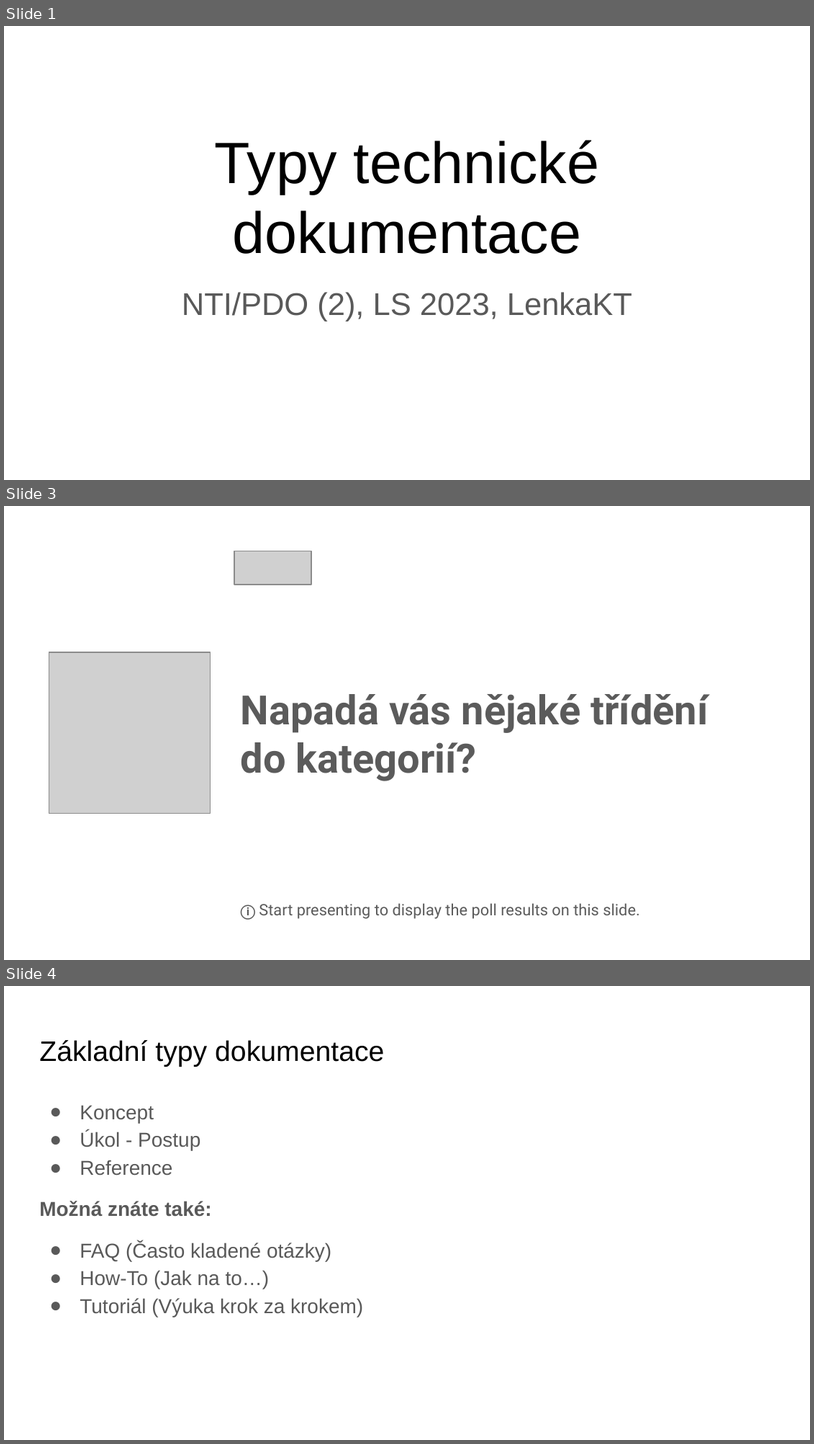
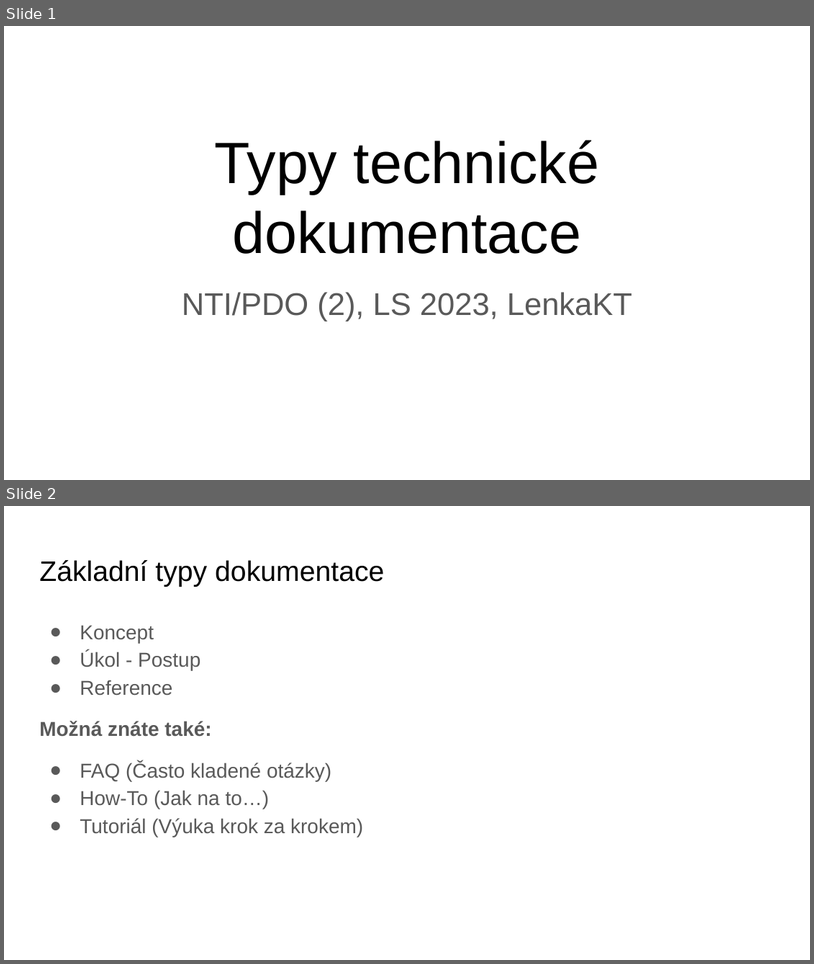
Before and after one commit to TUL-IT-2020/PDO-Psani_technicke_dokumentace, a slide deck: prednasky/PDO_202302_Typy.pptx. Shown one above the other, each under a label of ours: slides 1, 3 and 4 before the commit, slides 1 and 2 after it; the slides between them are not shown. The pictures are 814x1444 and 814x964 pixels, drawn with LibreOffice and Linux fonts; fonts in the diff are those of the drawing; grey boxes stand for pictures. Boxes give left, top, right and bottom in pixels: in the first picture for what was removed or moved away, otherwise in the second. Text is boxed around its words. In the diff, an @@ line names an element or a change of style, - is before the commit and + after.

```diff
--- a/prednasky/PDO_202302_Typy.pptx
+++ b/prednasky/PDO_202302_Typy.pptx
@@ slide 3 removed at (4,506,810,960), background #FFFFFF @@
@@ picture removed at (234,551,312,585) @@
@@ picture removed at (49,652,211,813) @@
@@ text removed at (241,694,708,781) @@
-Napadá vás nějaké třídění do kategorií?
@@ text removed at (241,903,640,919) @@
-ⓘ Start presenting to display the poll results on this slide.
@@ what was slide 4 is now slide 2 @@
```
Also in this commit, not shown: 1 other slide removed, 6 other files.
